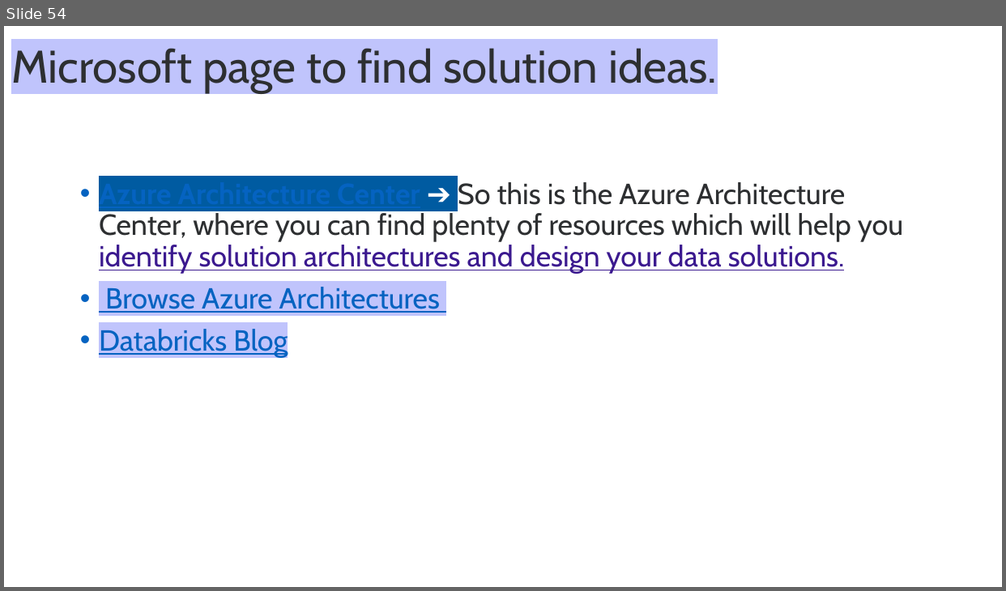
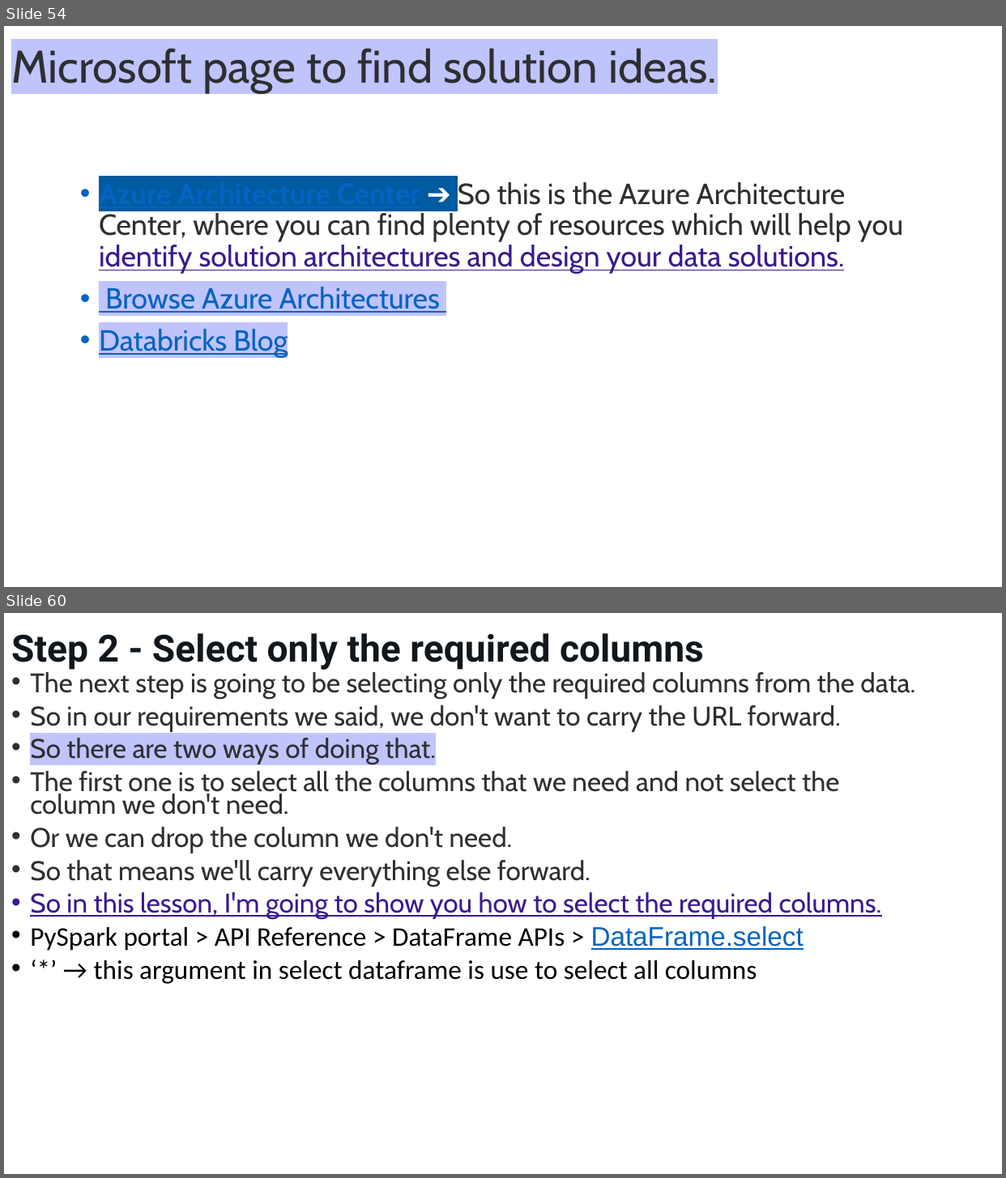
Before and after one commit to Hamza20203064/QuantumFlow-Databricks-ETL, a slide deck: Azure Databricks.pptx. Shown one above the other, each under a label of ours: slide 54 before the commit, slides 54 and 60 after it; the slides between them are not shown. The pictures are 1006x591 and 1006x1178 pixels, drawn with LibreOffice and Linux fonts; fonts in the diff are those of the drawing. Boxes give left, top, right and bottom in pixels: in the first picture for what was removed or moved away, otherwise in the second. Text is boxed around its words. In the diff, an @@ line names an element or a change of style, - is before the commit and + after.

```diff
--- a/Azure Databricks.pptx
+++ b/Azure Databricks.pptx
@@ slide 60 added at [4, 613, 1002, 1174], background #FFFFFF @@
@@ title added at [11, 633, 704, 670], 36 pt, text #11171C, bold @@
+Step 2 - Select only the required columns
@@ text added at [30, 672, 915, 984], 25.9 pt, text #2D2F31 @@
+• The next step is going to be selecting only the required columns from the data.
+• So in our requirements we said, we don't want to carry the URL forward.
+• So there are two ways of doing that.
+• The first one is to select all the columns that we need and not select the column we don't need.
+• Or we can drop the column we don't need.
+• So that means we'll carry everything else forward.
+• So in this lesson, I'm going to show you how to select the required columns.
+• PySpark portal > API Reference > DataFrame APIs > DataFrame.select
+• ‘*’ → this argument in select dataframe is use to select all columns
```
Also in this commit, not shown: 12 other slides added, 2 other files.
